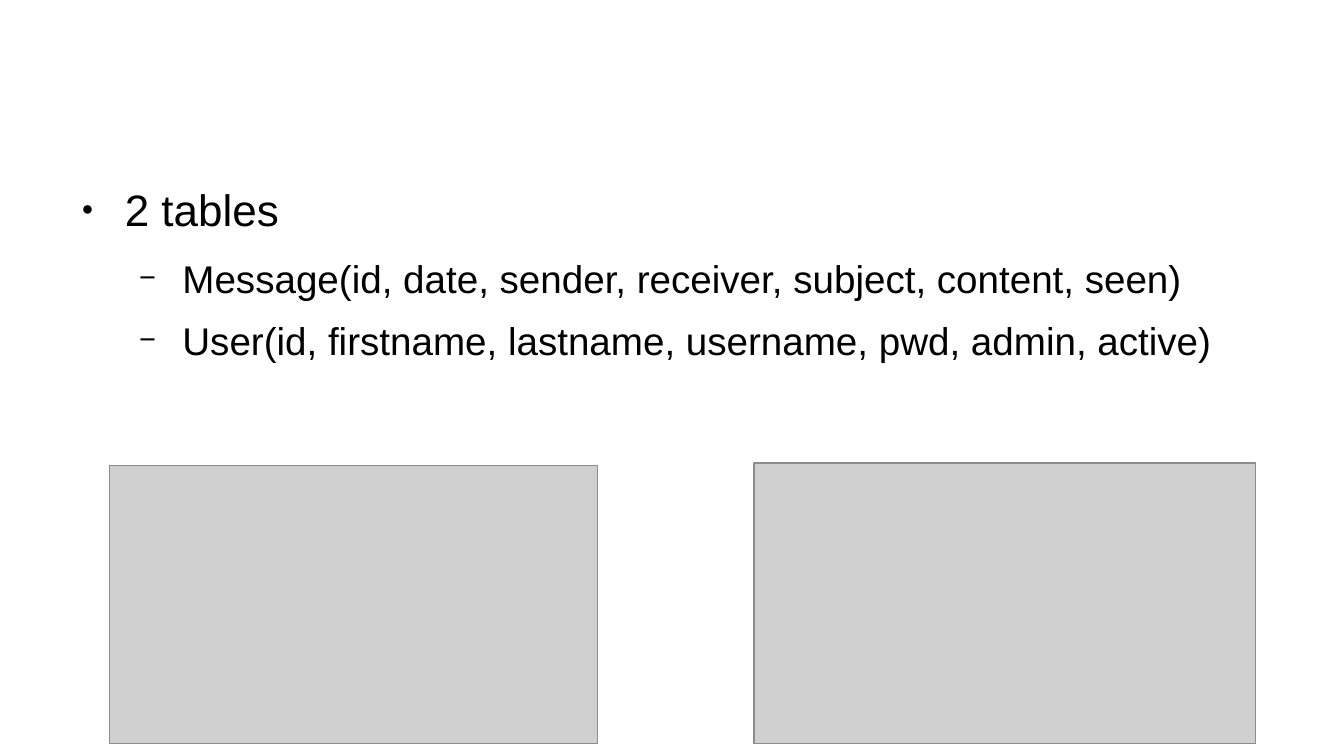
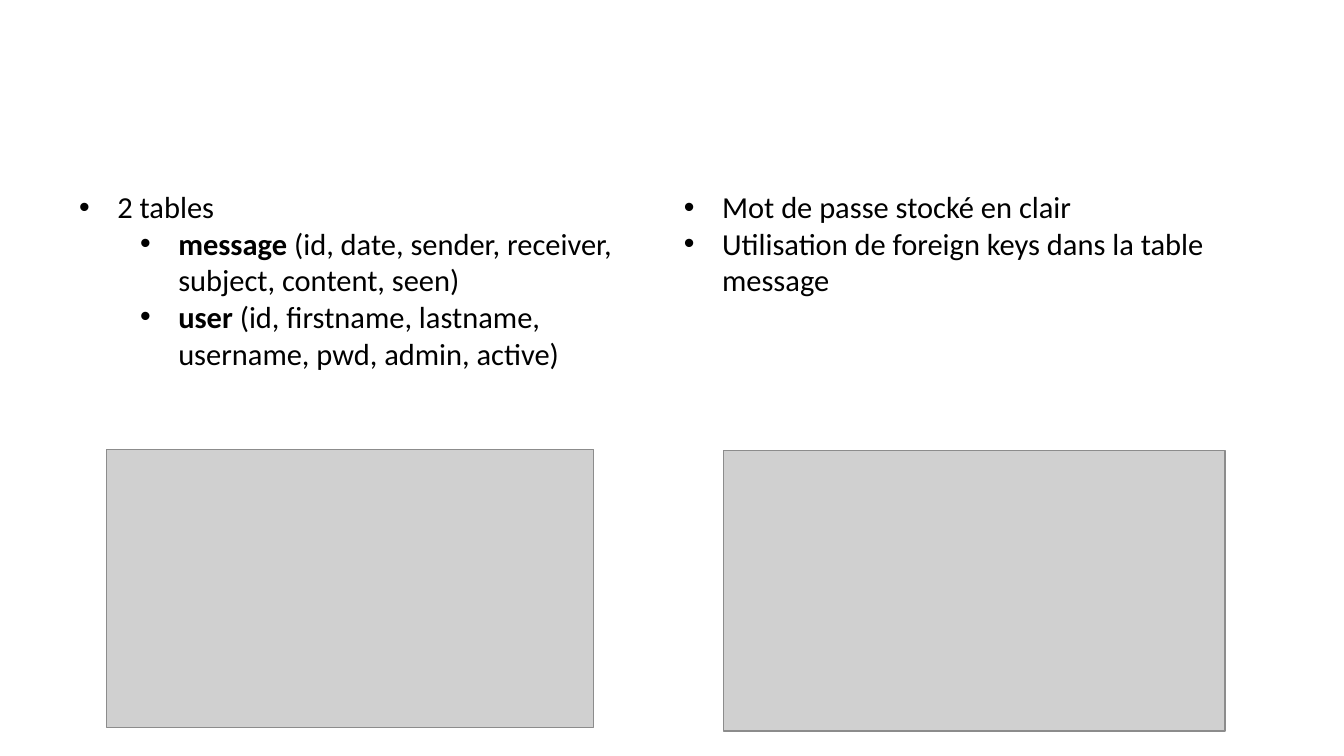
Before and after one commit to panticne/sti-chat-project, a slide deck: slide 2 of Presentation.odp. Drawn at 1344x756 pixels with LibreOffice and Linux fonts; fonts in the diff are those of the drawing; grey boxes stand for pictures; background and template pictures are left out. Boxes give left, top, right and bottom in pixels: in the first picture for what was removed or moved away, otherwise in the second. Text is boxed around its words. In the diff, an @@ line names an element or a change of style, - is before the commit and + after.

Commit message:
Maj de la presentation et ajout des admins dans le readme.

```diff
--- a/Presentation.odp
+++ b/Presentation.odp
@@ text at (117, 197, 214, 219): size 26 to 18 pt, font Arial to Calibri in "2 tables"; bullet ● to •; less space between paragraphs @@
@@ text added at (722, 197, 1204, 297), 18 pt, text #000000 @@
+• Mot de passe stocké en clair
+• Utilisation de foreign keys dans la table message
@@ text at (178, 233, 612, 370): text changed; size 22.8 to 18 pt; font Arial to Calibri @@
-  − Message(id, date, sender, receiver, subject, content, seen)
-  − User(id, firstname, lastname, username, pwd, admin, active)
+  • message (id, date, sender, receiver, subject, content, seen)
+  • user (id, firstname, lastname, username, pwd, admin, active)
@@ picture: place and size @@
-picture at (110, 466, 598, 744)
+picture at (106, 449, 594, 727)
@@ picture: place and size @@
-picture at (755, 463, 1256, 744)
+picture at (724, 451, 1226, 732)
```
Also in this commit, not shown: 2 other slides changed, 1 slide added, 1 slide removed, 1 other file.
